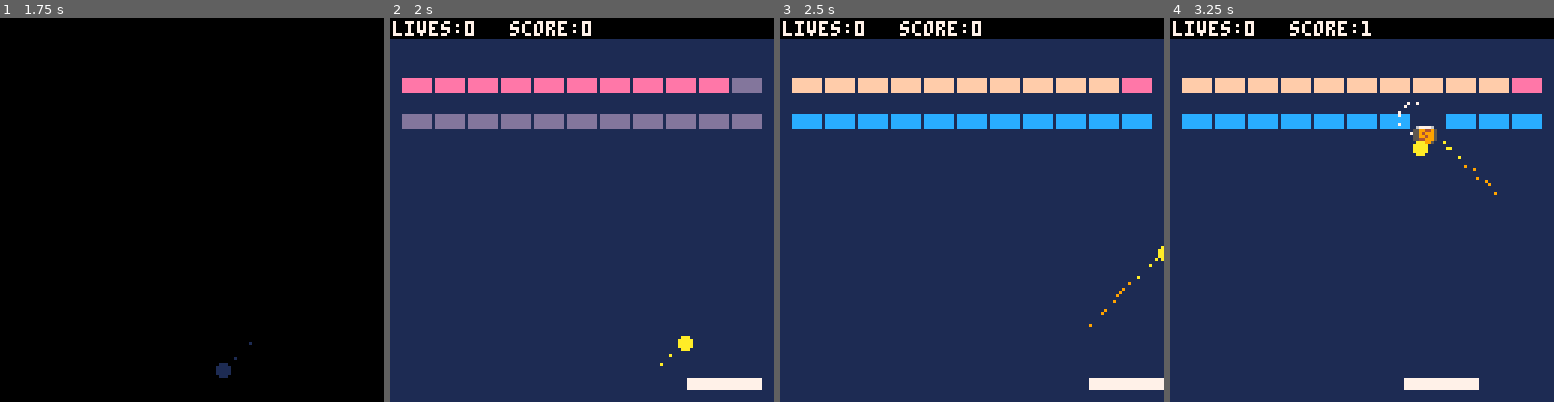
Above: before the commit, frames 1-4 (left to right).
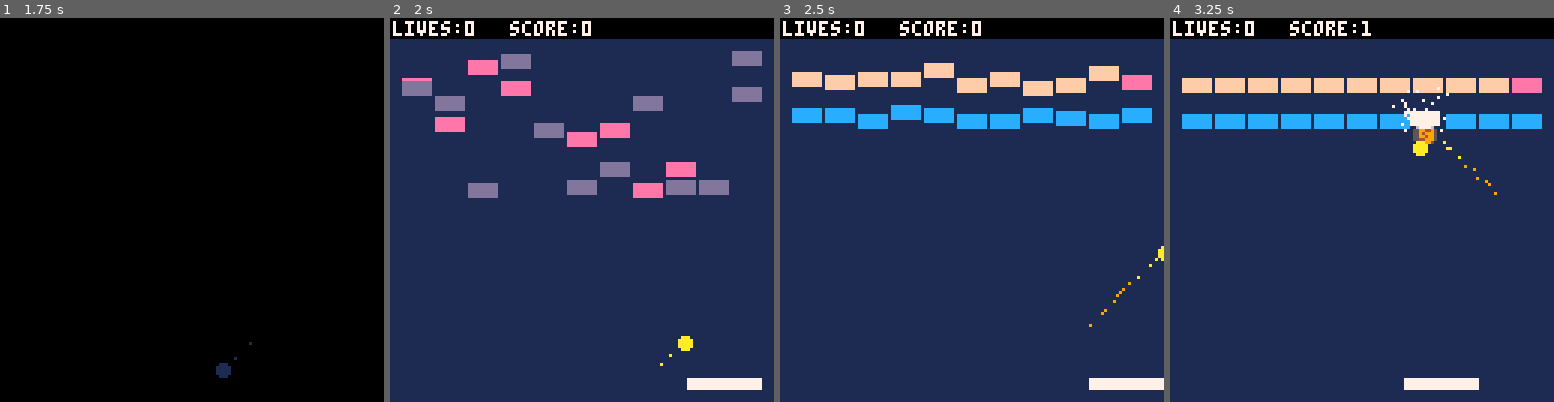
Above: after the commit, the same moments.

Repository: grantconnerywalker/MyPico-8Carts
Game: PICO-8 cartridge mybreakout.p8
Two runs of this game, one before a commit and one after it. Both use one fixed random seed, a clock stepped at 60 frames per second and the inputs below.
Inputs:
- Up to frame 1 (1.75 s): tap X (X key) at 0.33, 1.07 s; hold Right from 1.6 s (still down)
- Up to frame 2 (2 s): keep holding Right; tap X (X key) at 1.85 s
- Up to frame 3 (2.5 s): release Right at 2.1 s; hold Right from 2.47 s (still down)
- Up to frame 4 (3.25 s): tap X (X key) at 2.97 s; release Right at 3.03 s; hold Left from 3.08 s (still down)

Frame 1 is identical in both runs. In frame 2, 11% of the frame differs, in the area x 3-97%, y 8-47%; in frame 3, 4.2%; in frame 4, 0.5%.

Commit message:
Update mybreakout.p8

Diff:
--- a/mybreakout.p8
+++ b/mybreakout.p8
@@ -46,6 +46,9 @@
 
 	--particles
 	part={}
+
+	lasthitx=0
+	lasthity=0
 
 		--debug
 	debug1=""
@@ -109,6 +112,7 @@
 
 -- todo fix indestructible b
 function hitbrick(_i,_combo)
+	local fshtime=8
 	-- standard brick
 	if bricks[_i].t == "b" then
 		bricks[_i].v=false
@@ -124,7 +128,8 @@
 			sfx(5)
 		end
 		--spawn particles
-		shatterbrick(bricks[_i])
+		shatterbrick(bricks[_i],lasthitx,lasthity)
+		bricks[_i].fsh=fshtime
 	-- invincible brick
 	elseif bricks[_i].t == "i" then
 		sfx(9)
@@ -158,7 +163,8 @@
 		bricks[_i].v=false
 		spawnpill(bricks[_i].x,bricks[_i].y)
 		--spawn particles
-		shatterbrick(bricks[_i])
+		shatterbrick(bricks[_i],lasthitx,lasthity)
+		bricks[_i].fsh=fshtime
 	-- sploding brick
 	elseif bricks[_i].t == "s" then
 		--splode sfx (pink?)
@@ -169,7 +175,7 @@
 			multiplier+=1
 		end
 		--spawn particles
-		shatterbrick(bricks[_i])
+		shatterbrick(bricks[_i],lasthitx,lasthity)
 	end
 end
 
@@ -361,6 +367,12 @@
 	_b.y=20+flr((_i-1)/11)*(brick_h+2)
 	_b.v=true
 	_b.t=_t
+	_b.fsh=0
+	_b.ox=0
+	_b.oy=-(128+rnd(128))
+	_b.dx=0
+	_b.dy=rnd(64)
+
 	add(bricks,_b)
 end
 
@@ -677,12 +689,19 @@
 end
 
 -- shatter brick
-function shatterbrick(_b)
-	for i=0,10 do
-		local _ang = rnd()
-		local _dx = sin(_ang)*1
-		local _dy = cos(_ang)*1
-		addpart(_b.x,_b.y,_dx,_dy,1,60,{7})
+function shatterbrick(_b,_vx,_vy)
+	-- bump the brick
+	_b.ox+=_vx*1.1
+	_b.oy+=_vy*1.1
+	for x=0,brick_w do
+		for y=0,brick_h do
+			if rnd()<0.5 then
+				local _ang = rnd()
+				local _dx = sin(_ang)*rnd(2)+(_vx/2)
+				local _dy = cos(_ang)*rnd(2)+(_vy/2)
+				addpart(_b.x+x,_b.y+y,_dx,_dy,1,100,{7,6,5})
+			end
+		end
 	end
 end
 
@@ -693,6 +712,11 @@
 		_p=part[i]
 		_p.age+=1
 		if _p.age >= _p.maxage then
+			del(part,part[i])
+		-- doesn't work; want particles to disappear when offscreen
+		elseif _p.x < -20 or _p.x > 148 then
+			del(part,part[i])
+		elseif _p.y < -20 or _p.y > 148 then
 			del(part,part[i])
 		else
 			-- change colors
@@ -709,7 +733,7 @@
 
 			-- apply gravity
 			if _p.type == 1 then
-				_p.dy+=0.1
+				_p.dy+=0.05
 			end
 
 			-- move particle
@@ -726,6 +750,40 @@
 		_p=part[i]
 		if _p.type==0 or _p.type==1 then
 			pset(_p.x,_p.y,_p.col)
+		end
+	end
+end
+
+-- rebound bricks
+function animatebricks()
+	for i=1,#bricks do
+		local _b=bricks[i]
+		if _b.v or _b.fsh>0 then
+			-- see if brick is moving
+		 if _b.dx!=0 or _b.dy!=0 or _b.ox!=0 or _b.oy!=0 then
+			 --moves brick depending on speed
+				_b.ox+=_b.dx
+				_b.oy+=_b.dy
+				--changes brick speed
+				_b.dx-=_b.ox/15
+				_b.dy-=_b.oy/15
+				--if speed of brick soon to be 0, slow down
+				if abs(_b.dx) > _b.ox then
+					_b.dx=_b.dx/1.3
+				end
+				if abs(_b.dy) > _b.oy then
+					_b.dy=_b.dy/1.3
+				end
+				--if close to 0, stop
+				if abs(_b.ox) < 0.2 and abs(_b.dx)<0.2 then
+					_b.dx=0
+					_b.ox=0
+				end
+				if abs(_b.oy) < 0.2 and abs(_b.dy)<0.2 then
+					_b.dy=0
+					_b.oy=0
+				end
+			end
 		end
 	end
 end
@@ -866,6 +924,9 @@
 	if timer_mega > 0 then
 		timer_mega-=1
 	end
+
+	-- animate bricks
+ animatebricks()
 end
 
 function updateball(b)
@@ -944,6 +1005,8 @@
 				if not(brickhit) then
 					if (timer_mega <= 0)
 					or (timer_mega > 0 and bricks[i].t=="i") then
+						lasthitx=b.dx
+			  	lasthity=b.dy
 						if deflx_ball_box(b.x,b.y,b.dx,b.dy,bricks[i].x,bricks[i].y,brick_w,brick_h) then
 							b.dx = -b.dx
 						else
@@ -1034,22 +1097,28 @@
 
 	-- draw bricks
 	for i=1,#bricks do
-		if bricks[i].v then
-			if bricks[i].t == "b" then
+		local _b = bricks[i]
+		if _b.v or _b.fsh>0 then
+			if _b.fsh>0 then
+				brickcol=7
+				_b.fsh-=1
+			elseif _b.t == "b" then
 				brickcol = 14
-			elseif bricks[i].t == "i" then
+			elseif _b.t == "i" then
 				brickcol = 15
-			elseif bricks[i].t == "h" then
+			elseif _b.t == "h" then
 				brickcol = 6
-			elseif bricks[i].t == "s" then
+			elseif _b.t == "s" then
 				brickcol = 8
-			elseif bricks[i].t == "p" then
+			elseif _b.t == "p" then
 				brickcol = 12
 			--this type for debug only
-			elseif bricks[i].t == "z" or bricks[i].t == "zz" then
+			elseif _b.t == "z" or _b.t == "zz" then
 				brickcol = 3
 			end
-			rectfill(bricks[i].x,bricks[i].y,bricks[i].x+brick_w,bricks[i].y+brick_h,brickcol)
+			local _bx = _b.x+_b.ox
+			local _by = _b.y+_b.oy
+			rectfill(_bx,_by,_bx+brick_w,_by+brick_h,brickcol)
 		end
 	end
 
